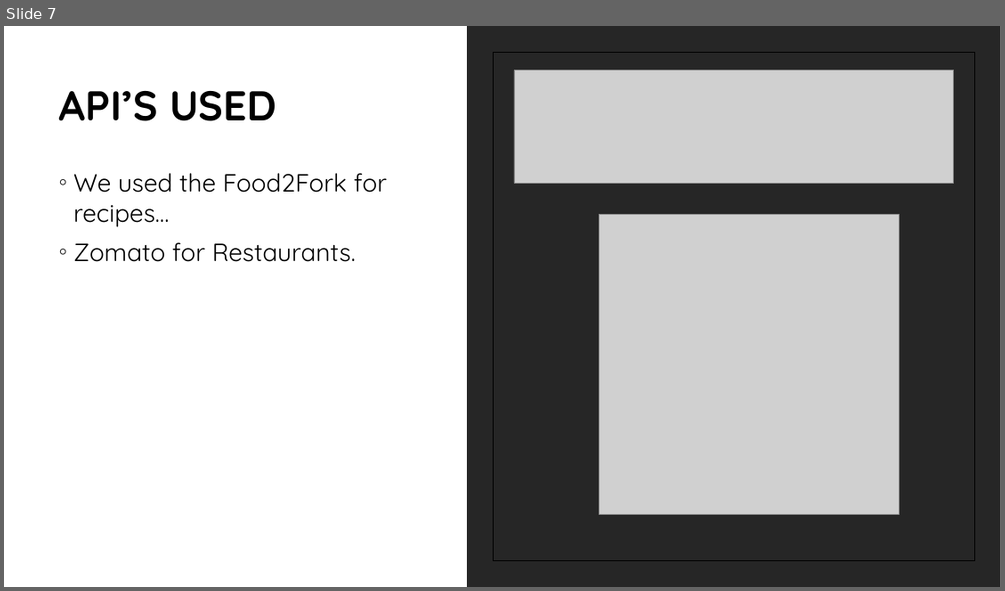
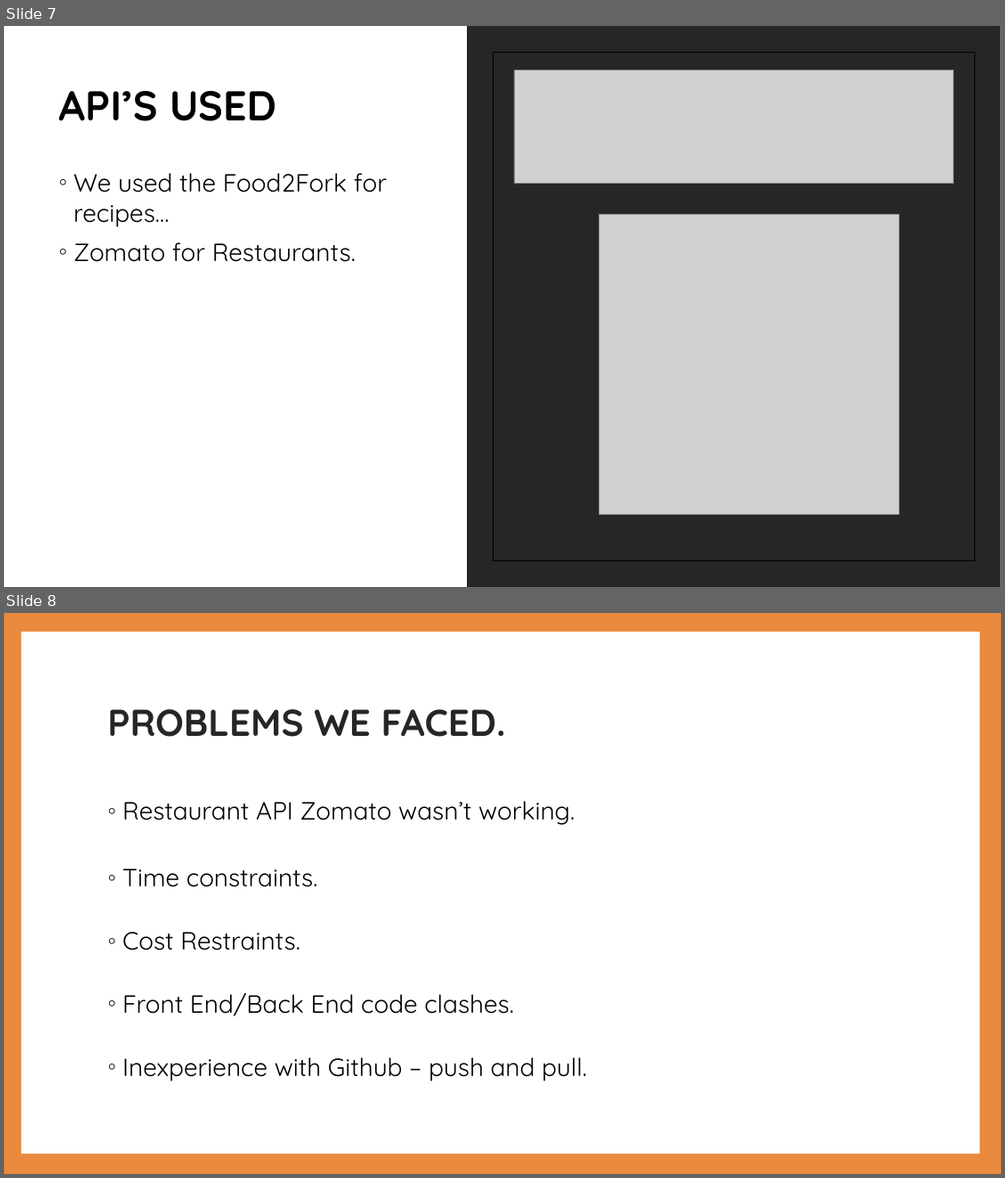
Before and after one commit to MG1982/eatUp, a slide deck: assets/powerpoint/eatUP Powerpoint.pptx. Shown one above the other, each under a label of ours: slide 7 before the commit, slides 7 and 8 after it. The pictures are 1005x591 and 1005x1178 pixels, drawn with LibreOffice and Linux fonts; fonts in the diff are those of the drawing; grey boxes stand for pictures. Boxes give left, top, right and bottom in pixels: in the first picture for what was removed or moved away, otherwise in the second. Text is boxed around its words. In the diff, an @@ line names an element or a change of style, - is before the commit and + after.

```diff
--- a/assets/powerpoint/eatUP Powerpoint.pptx
+++ b/assets/powerpoint/eatUP Powerpoint.pptx
@@ slide 8 added at [4, 613, 1001, 1174], background #FFFFFF @@
@@ rectangle added at [4, 613, 1001, 1174], fill #E98A3E @@
@@ rectangle added at [21, 632, 979, 1153], fill #FFFFFF @@
@@ title added at [107, 709, 506, 737], 36 pt, text #262626, bold @@
+PROBLEMS WE FACED.
@@ text added at [122, 801, 587, 1081], 24 pt, text #000000 @@
+◦ Restaurant API Zomato wasn’t working.
+◦ Time constraints.
+◦ Cost Restraints.
+◦ Front End/Back End code clashes.
+◦ Inexperience with Github – push and pull.
```
Also in this commit, not shown: 3 slides changed, 1 other slide added, 4 slides removed.
